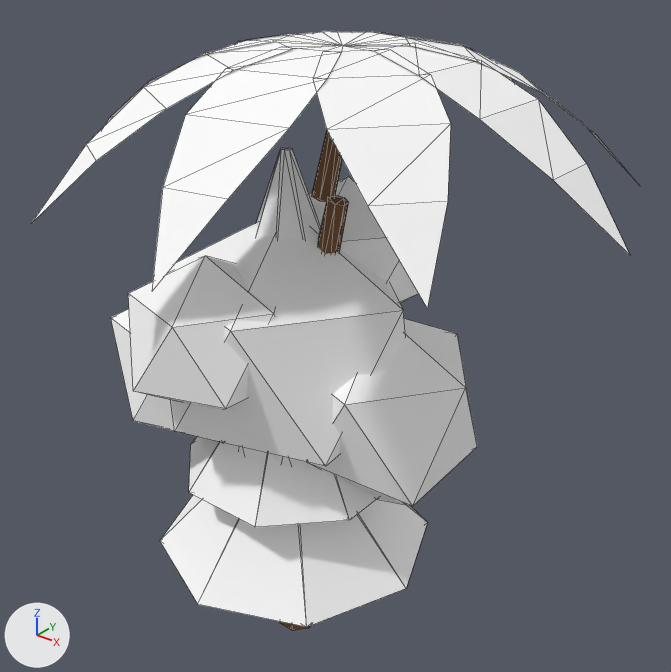
An edit to the glTF model public/models/trees.glb, drawn before and after from the same camera.
Both versions are drawn from a 50 mm lens placed at (5.05, -5.67, 6.98), pointed at (0.44, 0.1, 3.41). The axes (+X, +Y, +Z) are drawn at lower left. The lights are the same throughout. The picture after the commit comes second. Mesh edges are drawn as thin lines. Where no turn or scale is listed for an object, it has been applied to the vertices. Vertices at exactly the same position are counted once.

Script lines for the objects in view, before the commit:
```python
ob_cypress_crown = bpy.data.objects.new('Cypress_Crown', me_cypress_crown)
ob_cypress_crown.location = (0.0, 0.0, 2.6)
ob_cypress_trunk = bpy.data.objects.new('Cypress_Trunk', me_cypress_trunk)
ob_cypress_trunk.location = (0.0, 0.0, 0.5)
ob_oak_crown = bpy.data.objects.new('Oak_Crown', me_oak_crown)
ob_oak_crown.location = (0.0, 0.0, 3.3)
ob_oak_trunk = bpy.data.objects.new('Oak_Trunk', me_oak_trunk)
ob_oak_trunk.location = (0.0, 0.0, 1.1)
ob_palm_crown = bpy.data.objects.new('Palm_Crown', me_palm_crown)
ob_palm_crown.location = (0.0, 0.0, 0.0)
ob_palm_trunk = bpy.data.objects.new('Palm_Trunk', me_palm_trunk)
ob_palm_trunk.location = (0.0, 0.0, 0.4)
ob_pine_crown = bpy.data.objects.new('Pine_Crown', me_pine_crown)
ob_pine_crown.location = (0.0, 0.0, 1.8)
```
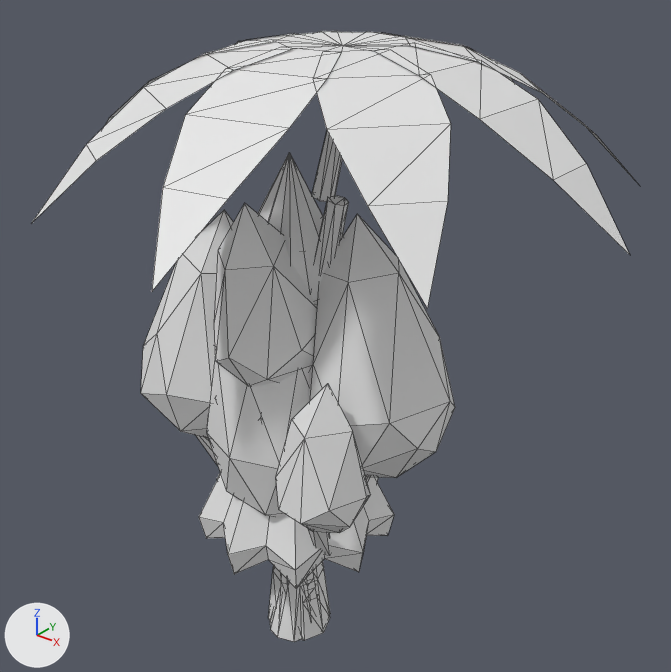
The change, as a list of edits to the scene's bpy script:
```text
Change me_cypress_crown:
    used by ob_cypress_crown; location = (0.0, 0.0, 2.6)
    remove me_cypress_crown.from_pydata(...)  # 42 vertices, 80 faces; spans x -0.73..0.73, y -0.71..0.72, z -1.94..1.92
    remove me_cypress_crown.materials.append(mat_leaf)  # white #ffffff
    add me_cypress_crown.from_pydata(...)  # 42 vertices, 80 faces; spans x -0.75..0.75, y -0.86..0.86, z 1.52..4.56
    me_cypress_crown part 1: the whole mesh is rebuilt
Change me_oak_crown:
    used by ob_oak_crown; location = (0.0, 0.0, 3.3)
    remove me_oak_crown.from_pydata(...)  # 60 vertices, 100 faces; spans x -1.58..1.72, y -1.49..1.33, z -1.51..1.36
    remove me_oak_crown.materials.append(mat_leaf)  # white #ffffff
    add me_oak_crown.from_pydata(...)  # 130 vertices, 240 faces; spans x -1.51..1.55, y -1.12..1.12, z 2.07..4.71
    me_oak_crown part 2: 130 vertices added at x -1.51..1.55, y -1.12..1.12, z 2.07..4.71
    me_oak_crown part 3: 60 vertices removed from x -1.58..1.72, y -1.49..1.33, z -1.51..1.36
Change me_oak_trunk:
    used by ob_oak_trunk; location = (0.0, 0.0, 1.1)
    remove me_oak_trunk.from_pydata(...)  # 38 vertices, 64 faces; spans x -0.56..0.65, y -0.18..0.32, z -1.1..1.58
    remove me_oak_trunk.materials.append(mat_bark)  # brown #7a5638
    add me_oak_trunk.from_pydata(...)  # 152 vertices, 231 faces; spans x -1.08..0.98, y -0.81..0.59, z 0.0..4.11
    me_oak_trunk part 4: the whole mesh is rebuilt
Change me_palm_crown:
    where me_palm_crown.from_pydata(...)  # 83 vertices, 73 faces; spans x -1.67..2.98, y -2.36..2.36, z 4.8..5.94
    remove me_palm_crown.materials.append(mat_leaf)  # white #ffffff
Change me_palm_trunk:
    where me_palm_trunk.from_pydata(...)  # 98 vertices, 168 faces; spans x -0.2..0.66, y -0.15..0.17, z -0.41..5.09
    remove me_palm_trunk.materials.append(mat_bark)  # brown #7a5638
Change me_pine_crown:
    used by ob_pine_crown; location = (0.0, 0.0, 1.8)
    remove me_pine_crown.from_pydata(...)  # 64 vertices, 112 faces; spans x -1.35..1.35, y -1.35..1.35, z -0.68..3.22
    remove me_pine_crown.materials.append(mat_leaf)  # white #ffffff
    add me_pine_crown.from_pydata(...)  # 126 vertices, 240 faces; spans x -0.96..0.96, y -0.94..0.94, z 1.14..4.99
    me_pine_crown part 5: the loose piece of 16 vertices spanning x -0.81..0.81, y -0.81..0.81, z 1.03..2.38 is rebuilt with 54 vertices and now spans x -0.96..0.96, y -0.94..0.94, z 1.14..3.4
    me_pine_crown part 6: a new loose piece of 25 vertices spanning x -0.6..0.6, y -0.59..0.61, z 3.76..4.99
    me_pine_crown part 7: the loose piece of 16 vertices spanning x -1.35..1.35, y -1.35..1.35, z -0.68..0.68 is deleted
    me_pine_crown part 8: 32 vertices removed from x -1.0..1.0, y -1.0..1.0, z 0.18..3.22
    other edits to the shape of me_pine_crown do not show in these pictures
Change ob_cypress_crown:
    ob_cypress_crown.location: (0.0, 0.0, 2.6) -> (0.0, 0.0, 0.0)
Change ob_cypress_trunk:
    ob_cypress_trunk.location: (0.0, 0.0, 0.5) -> (0.0, 0.0, 0.0)
Change ob_oak_crown:
    ob_oak_crown.location: (0.0, 0.0, 3.3) -> (0.0, 0.0, 0.0)
Change ob_oak_trunk:
    ob_oak_trunk.location: (0.0, 0.0, 1.1) -> (0.0, 0.0, 0.0)
Change ob_pine_crown:
    ob_pine_crown.location: (0.0, 0.0, 1.8) -> (0.0, 0.0, 0.0)
```

Where the change shows, as pixel boxes (x1, y1, x2, y2) in the pictures (671 x 672 px):
'Oak_Crown', reshaped, moved (14% narrower)
    before: (111, 176, 477, 506)
    after: (141, 203, 455, 533)
'Palm_Crown', recoloured
    both: (35, 31, 629, 309)
'Pine_Crown', reshaped, moved, recoloured (27% narrower, 9% shorter)
    before: (160, 147, 428, 627)
    after: (199, 153, 394, 588)
'Cypress_Crown', reshaped, moved
    before: (233, 445, 305, 465)
    after: (207, 351, 310, 517)
'Palm_Trunk', recoloured (brown to white)
    both: (312, 131, 349, 254)
'Oak_Trunk', reshaped, moved (mostly hidden)
    before: (280, 622, 310, 631)
    after: (196, 435, 370, 642)
'Cypress_Trunk', moved (not visible before)
    after: (300, 596, 330, 640)
part 2 of me_oak_crown, added
    after: (141, 203, 455, 533)
part 3 of me_oak_crown, deleted
    before: (111, 176, 477, 506)
part 5 of me_pine_crown, rebuilt (not visible before)
    after: (199, 472, 394, 588)
part 6 of me_pine_crown, added
    after: (257, 153, 328, 303)
part 7 of me_pine_crown, deleted
    before: (160, 495, 428, 627)
part 8 of me_pine_crown, deleted
    before: (189, 147, 378, 527)
